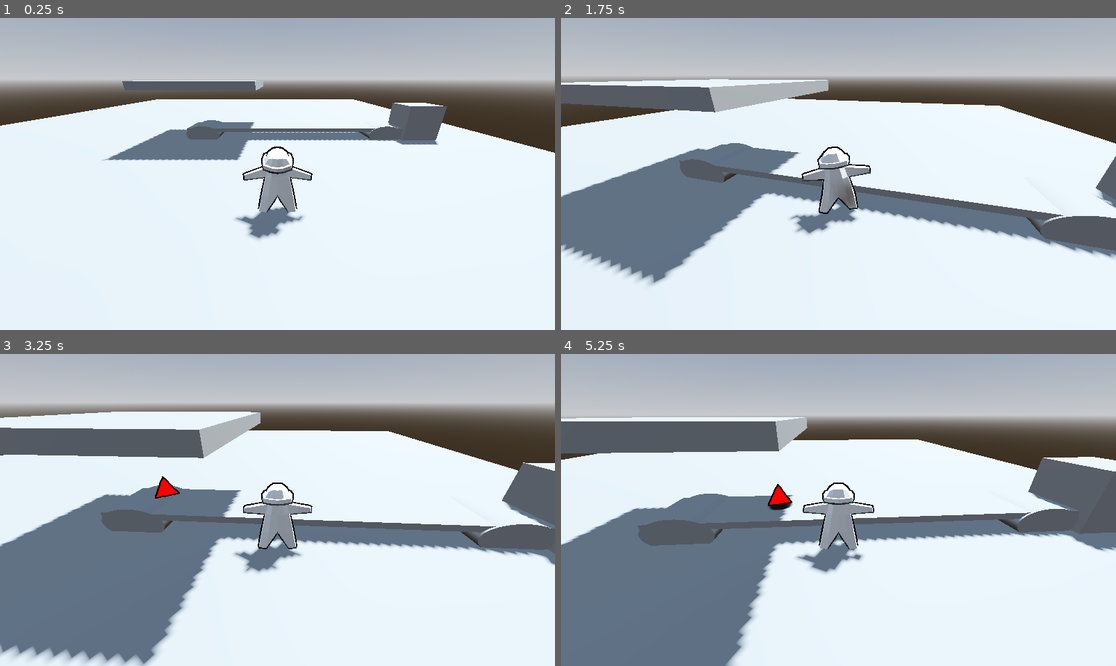
Above: before the commit, frames 1-4 (two rows, left to right).
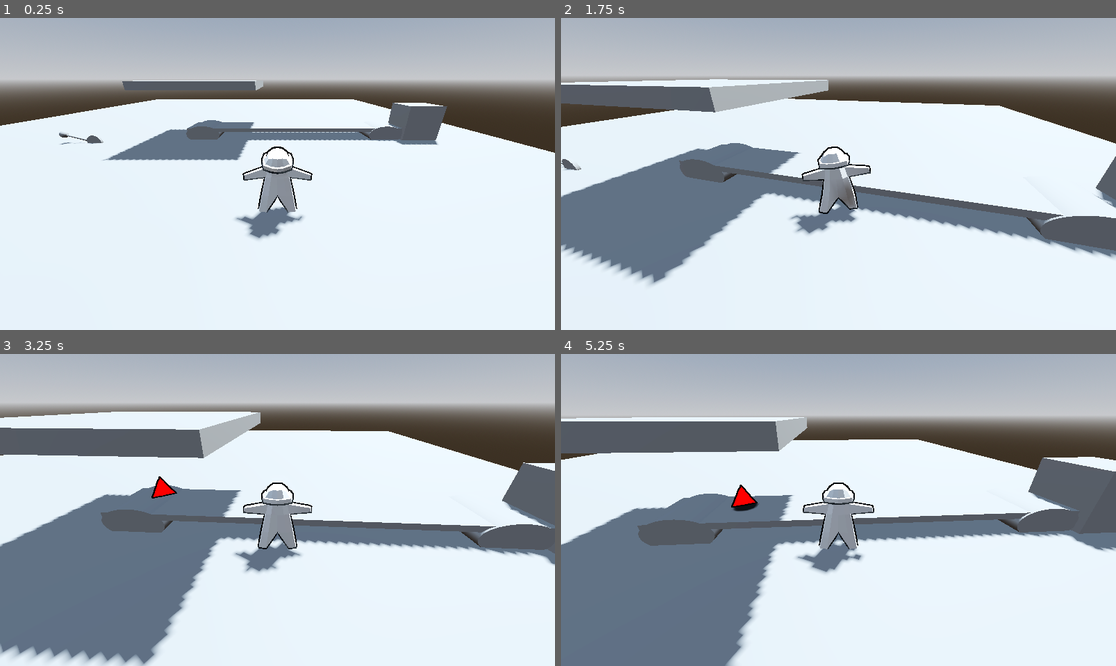
Above: after the commit, the same moments.

Repository: duboisr96/igwdcn
Game: Godot game, scene res://Scenes/Levels/level.tscn
Same seed, same stepped clock (60 frames per second), same inputs: the game is played once before the commit and once after it.
Inputs (mouse positions are in pixels of both pictures, inside the frame that each line leads up to):
- Up to frame 1 (0.25 s): no input
- Up to frame 2 (1.75 s): move the mouse to (866, 174) at 0.52 s; hold F (interact) 0.53-1.28 s; hold W (up) from 0.53 s (still down); tap Space (jump) at 0.77, 1.52 s; move the mouse to (810, 174) at 1.27 s; tap - (decrease belt speed) at 1.35 s; tap F (interact) at 1.55 s
- Up to frame 3 (3.25 s): keep holding W (up); move the mouse to (288, 503) at 2.02 s; hold F (interact) 2.03-2.78 s; tap Keypad 0 (decrease error) at 2.1 s; move the mouse to (271, 516) at 2.77 s; tap Mouse wheel up (increase belt speed) at 2.85 s; tap Space (jump) at 3.02 s; tap F (interact) at 3.05 s
- Up to frame 4 (5.25 s): keep holding W (up); move the mouse to (877, 513) at 3.52 s; hold F (interact) 3.53-4.28 s; tap Keypad 1 (increase error) at 3.6 s; tap Space (jump) at 3.77, 4.52 s; move the mouse to (794, 506) at 4.27 s; tap F (interact) at 4.35 s; move the mouse to (844, 510) at 5.02 s; hold Shift (sprint) from 5.03 s (still down)

The runs differ from the first frame. In frame 1, 0.1% of the frame differs, in the area x 10-19%, y 36-41%; in frame 2, less than 0.1%; in frame 3, 0.1%; in frame 4, 0.5%, in the area x 30-42%, y 41-51%.

Commit message:
lever nice

Diff:
--- a/Scenes/Levels/level.gd
+++ b/Scenes/Levels/level.gd
@@ -3,6 +3,8 @@
 
 var root = get_tree()
 @export var production_speed := 1.0
+var production_min = .5
+var production_max = 4
 var health = 10
 var score = 0
 # Called when the node enters the scene tree for the first time.
@@ -13,6 +15,10 @@
 
 # Called every frame. 'delta' is the elapsed time since the previous frame.
 func _process(delta: float) -> void:
+
+	$SpeedLever.rotation.z = (($"GUI canvas/Lever Controls".rotate_val - 20) / (100 -20)*(-2.6)+1.3)
+	production_speed = (($"GUI canvas/Lever Controls".rotate_val - 20) / (100 -20)*(production_max - production_min)+production_min)
+
 	if Input.is_action_just_pressed("decrease error"):
 		for child_node in $".".get_children():
 			if child_node.name == 'ProductionMachine':
--- a/Scenes/Levels/level.tscn
+++ b/Scenes/Levels/level.tscn
@@ -1,10 +1,12 @@
-[gd_scene load_steps=9 format=3 uid="uid://dco7ge6wv3vwt"]
+[gd_scene load_steps=11 format=3 uid="uid://dco7ge6wv3vwt"]
 
 [ext_resource type="PackedScene" uid="uid://dp3qifyfd544h" path="res://Scenes/objects/factory/production_machine.tscn" id="1_ks7je"]
 [ext_resource type="Script" path="res://Scenes/Levels/level.gd" id="1_u28yv"]
 [ext_resource type="PackedScene" uid="uid://tee8f4gof21a" path="res://Scenes/objects/factory/bin.tscn" id="2_fj8l3"]
 [ext_resource type="PackedScene" uid="uid://brpifkwn3qxka" path="res://Scenes/objects/factory/belt.tscn" id="3_slbud"]
 [ext_resource type="PackedScene" uid="uid://damdyvodpy576" path="res://Scenes/Player/player.tscn" id="5_wt80w"]
+[ext_resource type="PackedScene" uid="uid://5j3763avycsn" path="res://Scenes/objects/factory/speed_lever.tscn" id="6_af3e4"]
+[ext_resource type="PackedScene" uid="uid://bxgwyoa86dshf" path="res://Scenes/gui/lever_controls.tscn" id="7_w5vxh"]
 
 [sub_resource type="ProceduralSkyMaterial" id="ProceduralSkyMaterial_yq5cy"]
 sky_horizon_color = Color(0.64625, 0.65575, 0.67075, 1)
@@ -51,5 +53,13 @@
 [node name="Player" parent="." instance=ExtResource("5_wt80w")]
 transform = Transform3D(0.4, 0, 0, 0, 0.4, 0, 0, 0, 0.4, 2.00536, -0.0231023, 4.18358)
 
+[node name="SpeedLever" parent="." instance=ExtResource("6_af3e4")]
+transform = Transform3D(0.5, 0, 0, 0, 0.5, 0, 0, 0, 0.5, -3.21926, 0, 0.869612)
+
+[node name="GUI canvas" type="CanvasLayer" parent="."]
+
+[node name="Lever Controls" parent="GUI canvas" groups=["control"] instance=ExtResource("7_w5vxh")]
+visible = false
+
 [connection signal="minus_one" from="Bin" to="." method="_on_bin_minus_one"]
 [connection signal="plus_one" from="Bin" to="." method="_on_bin_plus_one"]
--- a/Scenes/Player/player.gd
+++ b/Scenes/Player/player.gd
@@ -9,6 +9,7 @@
 var is_running := false
 #settings
 #@export var toggle_sprint := false
+
 
 #jump variables from video https://www.youtube.com/watch?v=AoGOIiBo4Eg&ab_channel=ClearCode
 @export var jump_height := 2.25
@@ -24,8 +25,12 @@
 var can_grab := true
 var grabbable_obj : Node3D = null
 var grabbed_object : Node3D = null
+var pullable_obj : Node3D = null
+var pulled_obj : Node3D = null
+
 var am_holding := false
-
+var am_pulling := false
+var am_interacting := false
 
 #functions
 func _ready() -> void:
@@ -39,6 +44,7 @@
 	#Interact check
 	interact()
 	_hold_obj()
+	_interacting()
 
 
 func interact() -> void:
@@ -58,7 +64,7 @@
 func move_logic(delta) -> void:
 	movement_input = Input.get_vector("left", "right", "up", "down").rotated((-camera.global_rotation.y))
 	#current horizontal velocity
-	velocity = Vector3(movement_input.x,0,movement_input.y) * base_speed
+	velocity = Vector3(movement_input.x,0,movement_input.y) * base_speed * speed_modifier
 	var horizontal_v = Vector2(velocity.x, velocity.z)
 	var actual_speed = sprint_speed if Input.is_action_pressed("sprint") else base_speed
 	#sprint speed
@@ -87,25 +93,41 @@
 
 
 func _on_grab_area_body_entered(body: Node3D) -> void:
-	if (body.is_in_group("grabbable") && !am_holding):
+	if (body.is_in_group("grabbable") && !am_holding) or (body.is_in_group("pullable") && !am_holding):
 		grabbable_obj = body
+		pullable_obj = body
 		print('can be grabbed')
+	#if (body.is_in_group("pullable") && !am_holding):
+		#pullable_obj = body
+
 
 
 func _on_grab_area_body_exited(body: Node3D) -> void:
 	if body == grabbable_obj:
 		grabbable_obj = null
+	if body == pullable_obj:
+		pullable_obj = null
+
 
 func _grab(obj):
 	if obj != null:
-		grabbed_object = obj
-		grabbed_object.global_position = $man/GrabArea/CSGBox3D.global_position
-		var col_shape = grabbed_object.get_node('CollisionShape3D')
-		col_shape.disabled = true
-		am_holding = true
+		if obj.is_in_group('grabbable'):
+			grabbed_object = obj
+			grabbed_object.global_position = $man/GrabArea/CSGBox3D.global_position
+			var col_shape = grabbed_object.get_node('CollisionShape3D')
+			col_shape.disabled = true
+			am_holding = true
+		elif obj.is_in_group('pullable'):
+			pulled_obj = obj
+
+			speed_modifier = 0
+
+			#update rotation with mouse movement
+
+			#print('pulling')
 
 
-func _hold_obj():
+func _hold_obj()  -> void:
 
 	if grabbed_object != null and Input.is_action_pressed("interact") and am_holding:  # Replace "interact" with your actual input action
 		var shadow = grabbed_object.get_node('shadow')
@@ -121,3 +143,24 @@
 		shadow.show()
 	else:
 		am_holding = false
+
+func _interacting()  -> void:
+	if pulled_obj != null and Input.is_action_pressed("interact") and !am_interacting:
+		Input.set_mouse_mode(Input.MOUSE_MODE_HIDDEN)
+		speed_modifier = 0
+		var gui_target = get_tree().get_nodes_in_group("control")
+		#print(gui_target)
+		if gui_target[0].name == 'Lever Controls':
+			gui_target[0].show()
+			#gui_target[0].grab_focus()
+			gui_target[0].MOUSE_FILTER_STOP
+	elif pulled_obj != null:
+		var gui_target = get_tree().get_nodes_in_group("control")
+		if gui_target[0].name == 'Lever Controls':
+			gui_target[0].hide()
+			#gui_target[0].grab_focus()
+			pulled_obj = null
+			gui_target[0].MOUSE_FILTER_IGNORE
+			Input.set_mouse_mode(Input.MOUSE_MODE_CAPTURED)
+
+		speed_modifier = 1
--- a/Scenes/Player/player.tscn
+++ b/Scenes/Player/player.tscn
@@ -83,12 +83,12 @@
 transform = Transform3D(0.5, 0, 0, 0, 0.5, 0, 0, 0, 0.5, 0, 0, 0)
 
 [node name="Skeleton3D" parent="man/Armature" index="0"]
-bones/1/rotation = Quaternion(0.321499, 1.1288e-07, 2.19955e-08, 0.94691)
+bones/1/rotation = Quaternion(0.0328778, 1.19145e-07, 7.42792e-08, 0.999459)
 bones/2/rotation = Quaternion(7.05772e-10, 1.94742e-09, -0.712403, 0.701771)
-bones/3/rotation = Quaternion(-2.93653e-08, -2.72897e-08, -0.253155, 0.967426)
+bones/3/rotation = Quaternion(-4.46428e-08, -2.692e-08, -0.049874, 0.998756)
 bones/3/scale = Vector3(1, 1, 1)
 bones/4/rotation = Quaternion(7.05772e-10, -1.94742e-09, 0.712403, 0.701771)
-bones/5/rotation = Quaternion(-2.93653e-08, 2.72897e-08, 0.253155, 0.967426)
+bones/5/rotation = Quaternion(-4.46428e-08, 2.692e-08, 0.049874, 0.998756)
 bones/5/scale = Vector3(1, 1, 1)
 bones/6/rotation = Quaternion(0.63993, 0.300816, 0.639929, -0.300816)
 bones/7/rotation = Quaternion(-0.257522, 1.80225e-07, 7.2783e-08, 0.966272)
--- /dev/null
+++ b/Scenes/gui/lever_controls.gd
@@ -0,0 +1,70 @@
+extends Control
+
+
+@onready var vslider = $VSlider
+var rotate_val = 0
+var can_warp = true
+var am_holding = false
+var previous_mouse_position = Vector2()
+
+
+# Called when the node enters the scene tree for the first time.
+func _ready() -> void:
+	pass # Replace with function body.
+
+
+# Called every frame. 'delta' is the elapsed time since the previous frame.
+func _process(delta: float) -> void:
+	rotate_val = vslider.value
+	#tp_mouse()
+	var current_mouse_position = get_global_mouse_position()
+	var mouse_movement = current_mouse_position.y - previous_mouse_position.y
+	print(vslider.value)
+	if mouse_movement > 1:
+		vslider.value -= 5
+		print('up!')
+	elif mouse_movement < -1:
+		print('down!')
+		vslider.value += 5
+	vslider.value = clamp(vslider.value, vslider.min_value, vslider.max_value)
+	previous_mouse_position = current_mouse_position
+
+	#if Input.is_action_pressed('interact') && visible:
+		#update_slider_value()
+		#am_holding = true
+	#else:
+		#am_holding = false
+
+
+	$ProgressBar.value = $VSlider.value
+	if $VSlider.value <20:
+		$VSlider.value = 20
+	if $ProgressBar.value <20:
+		$ProgressBar.value = 20
+	pass
+
+#func tp_mouse():
+	#if can_warp && am_holding:
+		#print('warping')
+		#var slider_value = $VSlider.value
+		#var slider_position = remap(slider_value, vslider.min_value, vslider.max_value, 0, vslider.size.y)
+		#var global_position = vslider.global_position
+		#var warp_position = global_position + Vector2(0, slider_position)
+		#Input.warp_mouse(Vector2.ZERO)
+		#can_warp = false
+func update_slider_value() -> void:
+	#var local_mouse_pos = vslider.get_local_mouse_position().y
+
+
+
+	#var new_value = remap(local_mouse_pos, 0, vslider.size.y, vslider.max_value, vslider.min_value)
+	#vslider.value = clamp(new_value, vslider.min_value, vslider.max_value)
+	pass
+func _on_mouse_exited() -> void:
+	can_warp = true
+
+
+func _on_mouse_entered() -> void:
+	print('entered')
+	previous_mouse_position = get_global_mouse_position()
+	pass # Replace with function body.
--- /dev/null
+++ b/Scenes/gui/lever_controls.tscn
@@ -0,0 +1,52 @@
+[gd_scene load_steps=2 format=3 uid="uid://bxgwyoa86dshf"]
+
+[ext_resource type="Script" path="res://Scenes/gui/lever_controls.gd" id="1_thw10"]
+
+[node name="Lever Controls" type="Control"]
+layout_mode = 3
+anchors_preset = 15
+anchor_right = 1.0
+anchor_bottom = 1.0
+grow_horizontal = 2
+grow_vertical = 2
+script = ExtResource("1_thw10")
+
+[node name="Label" type="Label" parent="."]
+layout_mode = 0
+offset_left = 510.0
+offset_top = 72.0
+offset_right = 708.0
+offset_bottom = 227.0
+text = "try not to cry"
+
+[node name="ProgressBar" type="ProgressBar" parent="."]
+layout_mode = 1
+anchors_preset = -1
+anchor_left = 0.297
+anchor_top = 0.248
+anchor_right = 0.783
+anchor_bottom = 0.781
+offset_left = -1.14401
+offset_top = -0.70401
+offset_right = -1.01605
+offset_bottom = -1.08801
+grow_horizontal = 2
+grow_vertical = 2
+step = 5.0
+value = 50.0
+fill_mode = 3
+show_percentage = false
+
+[node name="VSlider" type="VSlider" parent="."]
+layout_mode = 0
+offset_left = 344.0
+offset_top = 162.0
+offset_right = 901.0
+offset_bottom = 506.0
+step = 5.0
+value = 20.0
+tick_count = 20
+
+[connection signal="mouse_entered" from="." to="." method="_on_mouse_entered"]
+[connection signal="mouse_exited" from="." to="." method="_on_mouse_exited"]
+[connection signal="mouse_exited" from="VSlider" to="." method="_on_v_slider_mouse_exited"]
--- /dev/null
+++ b/Scenes/objects/factory/speed_lever.tscn
@@ -0,0 +1,26 @@
+[gd_scene load_steps=2 format=3 uid="uid://5j3763avycsn"]
+
+[sub_resource type="BoxShape3D" id="BoxShape3D_h5t12"]
+size = Vector3(1.25, 3, 1.25)
+
+[node name="SpeedLever" type="StaticBody3D" groups=["pullable"]]
+transform = Transform3D(0.12941, -0.482963, 0, 0.482963, 0.12941, 0, 0, 0, 0.5, 0, 0, 0)
+
+[node name="CSGCylinder3D" type="CSGCylinder3D" parent="."]
+transform = Transform3D(1, 0, 0, 0, 1, 0, 0, 0, 1, 0, 0.749807, 0)
+radius = 0.05
+height = 1.5
+
+[node name="CSGSphere3D" type="CSGSphere3D" parent="."]
+transform = Transform3D(1, 0, 0, 0, 1, 0, 0, 0, 1, 0, 1.66969, 0)
+radius = 0.2
+
+[node name="CollisionShape3D" type="CollisionShape3D" parent="."]
+transform = Transform3D(1, 0, 0, 0, 1, 0, 0, 0, 1, 0, 1, 0)
+shape = SubResource("BoxShape3D_h5t12")
+
+[node name="CSGCylinder3D2" type="CSGCylinder3D" parent="."]
+transform = Transform3D(1.91069e-15, 4.37114e-08, 1, 1, -4.37114e-08, 0, 4.37114e-08, 1, -4.37114e-08, 0, 0, 0)
+radius = 0.4
+height = 0.12484
+sides = 40
--- a/project.godot
+++ b/project.godot
@@ -19,6 +19,8 @@
 
 grabbable=""
 levels=""
+pullable=""
+control=""
 
 [input]
 
